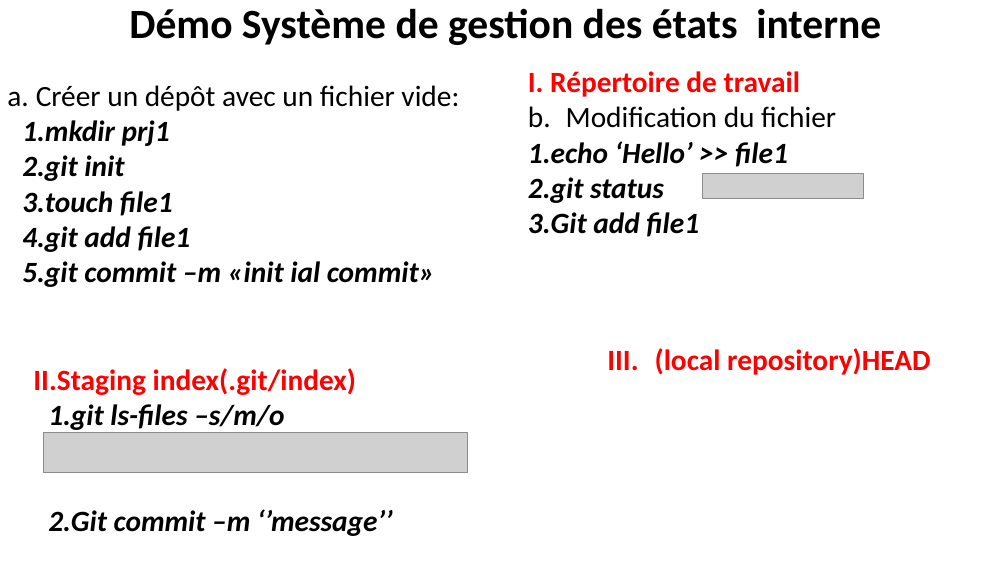
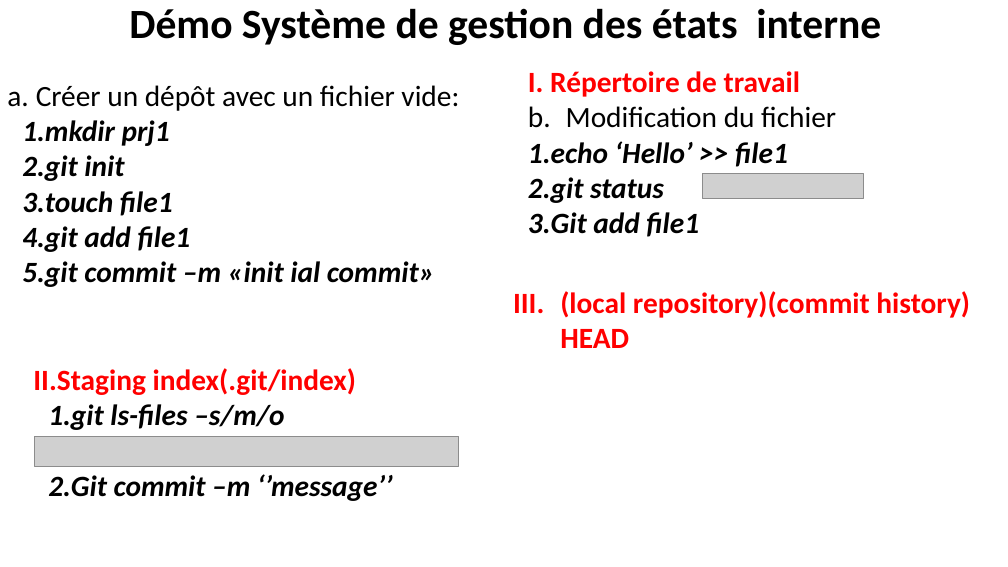
Before and after one commit to belakebiboussad/form, a slide deck: slide 36 of Formation Git.pptx. Drawn at 1008x567 pixels with LibreOffice and Linux fonts; fonts in the diff are those of the drawing; grey boxes stand for pictures. Boxes give left, top, right and bottom in pixels: in the first picture for what was removed or moved away, otherwise in the second. Text is boxed around its words. In the diff, an @@ line names an element or a change of style, - is before the commit and + after.

```diff
--- a/Formation Git.pptx
+++ b/Formation Git.pptx
@@ text at <box>560,291,970,348</box>: text changed @@
-III. (local repository)HEAD
+III. (local repository)(commit history) HEAD
@@ text "Staging index(.git/index)" rewrapped from <box>33,368,393,536</box> to <box>33,368,393,501</box> @@
@@ picture: place and size @@
-picture at <box>43,433,467,472</box>
+picture at <box>35,436,459,466</box>
```
Also in this commit, not shown: 4 other slides changed, 1 slide added, 2 other files.
